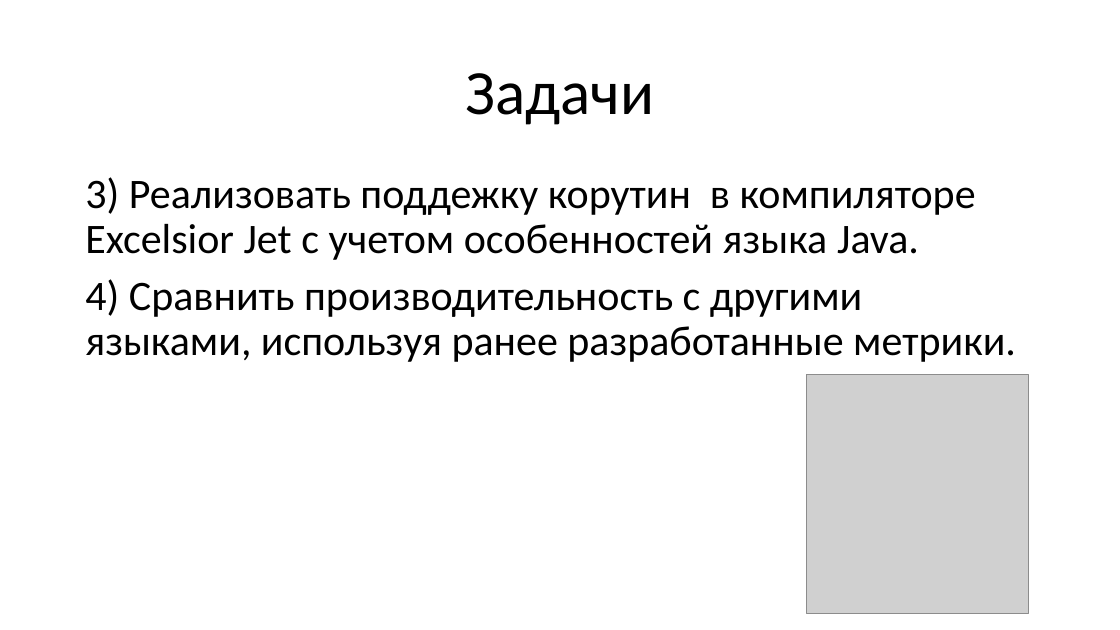
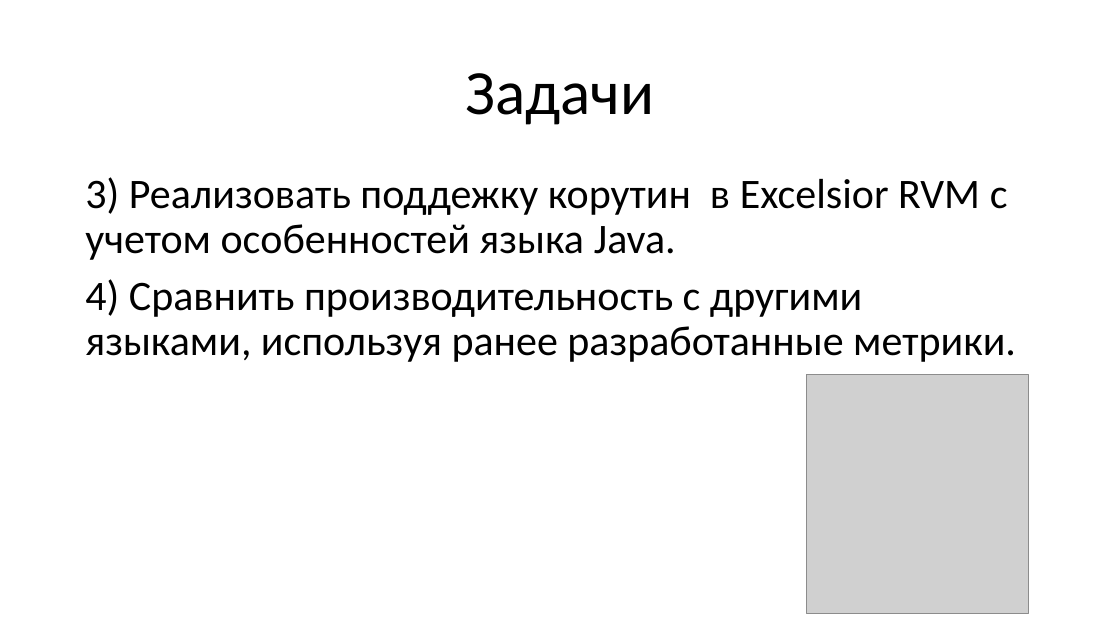
Before and after one commit to epanteleev/bachelor-s-degree, a slide deck: slide 8 of Эффективная реализация сопрограмм в управляемой среде.pptx. Drawn at 1120x630 pixels with LibreOffice and Linux fonts; fonts in the diff are those of the drawing; grey boxes stand for pictures. Boxes give left, top, right and bottom in pixels: in the first picture for what was removed or moved away, otherwise in the second. Text is boxed around its words. In the diff, an @@ line names an element or a change of style, - is before the commit and + after.

```diff
--- a/Эффективная реализация сопрограмм в управляемой среде.pptx
+++ b/Эффективная реализация сопрограмм в управляемой среде.pptx
@@ text at [85,177,1008,260]: text changed @@
-3) Реализовать поддежку корутин в компиляторе Excelsior Jet с учетом особенностей языка Java.
+3) Реализовать поддежку корутин в Excelsior RVM с учетом особенностей языка Java.
```
Also in this commit, not shown: 1 other slide changed.
